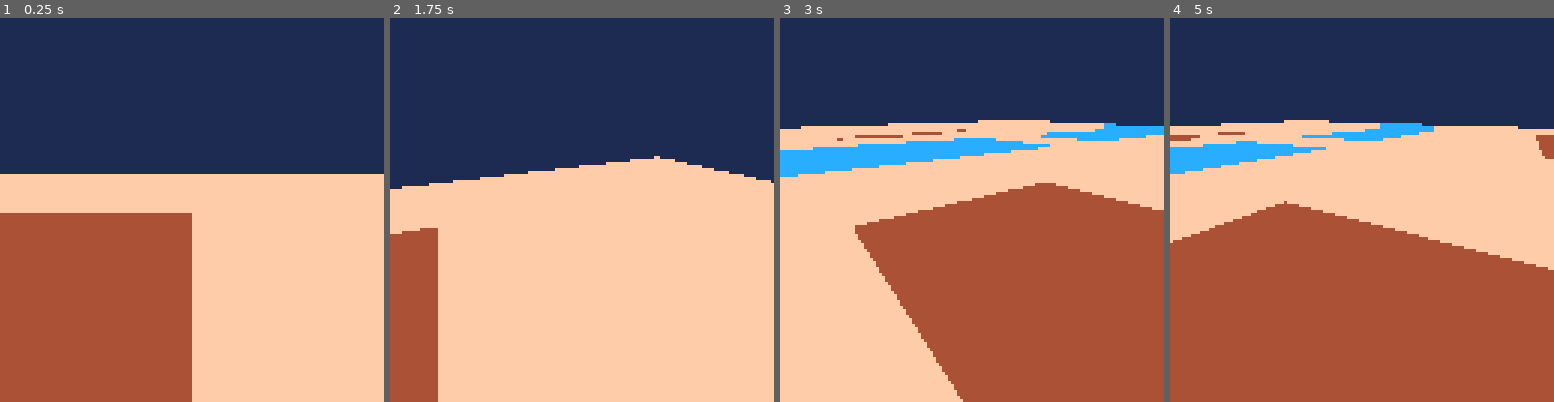
Above: before the commit, frames 1-4 (left to right).
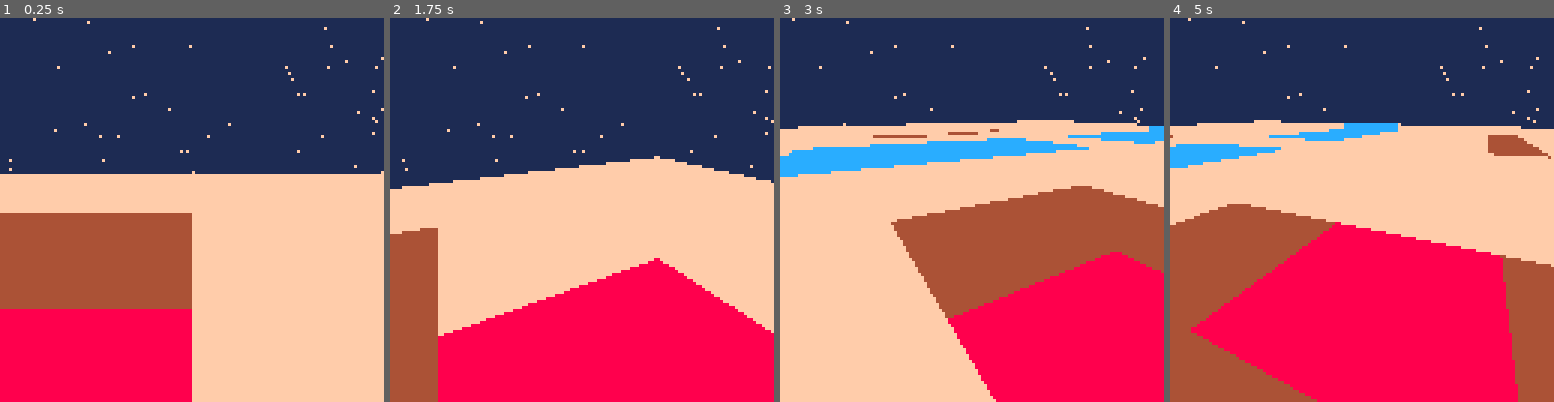
Above: after the commit, the same moments.

Repository: pgergis/space-farm
Game: PICO-8 cartridge gamejam.p8
Same seed, same stepped clock (60 frames per second), same inputs: the game is played once before the commit and once after it.
Inputs:
- Up to frame 1 (0.25 s): no input
- Up to frame 2 (1.75 s): hold Right from 1.6 s (still down)
- Up to frame 3 (3 s): release Right at 2.1 s; hold Up 2.15-2.42 s; hold Right from 2.47 s (still down)
- Up to frame 4 (5 s): release Right at 3.03 s; hold Left 3.08-3.58 s; hold Down 3.63-3.97 s; hold Right 4.02-4.68 s; hold Up from 4.73 s (still down)

The runs differ from the first frame. In frame 1, 12% of the frame differs, in the area x 0-100%, y 0-100%; in frame 2, 24%; in frame 3, 24%; in frame 4, 33%.

Commit message:
Added stars to the sky and selected tile

Diff:
--- a/gamejam.p8
+++ b/gamejam.p8
@@ -3,6 +3,13 @@
 __lua__
 
 function _init()
+	star_list={}
+	for i=1,150 do
+		star_list[i]={}
+		star_list[i].x=rnd(508)
+		star_list[i].y=rnd(55)
+	end
+
     map_size = 16
     horizon_height = 32
     game_over=false
@@ -12,6 +19,12 @@
 
 function _update()
     player:input()
+end
+
+function draw_stars()
+	for i=1,#star_list do
+		pset((-player.d*0.03*508+star_list[i].x),star_list[i].y,15)
+	end
 end
 
 function draw_3d()
@@ -30,6 +43,7 @@
         local x=player.x
         local y=player.y
         local z=player.z
+        player:set_selected_tile()
 
         local ix=flr(x)
         local iy=flr(y)
@@ -126,6 +140,9 @@
 end
 
 function get_color(celx,cely)
+    if player.selected_tile_x==celx and player.selected_tile_y==cely then
+        return 8
+    end
     local tile = mget(celx,cely)
     return ground_colors[tile]
 end
@@ -133,6 +150,7 @@
 function _draw()
     cls()
     rectfill(0,0,127,127,1)
+    draw_stars()
     draw_3d()
     if draw_map then
         map(0,0, 0,0, 16,16)
@@ -150,6 +168,13 @@
     self.z=0
     self.d=0.5
     self.speed=0.05
+
+    self:set_selected_tile()
+end
+
+function player:set_selected_tile()
+    self.selected_tile_x=flr(self.x + cos(self.d))
+    self.selected_tile_y=flr(self.y + sin(self.d))
 end
 
 function player:draw_on_map()
